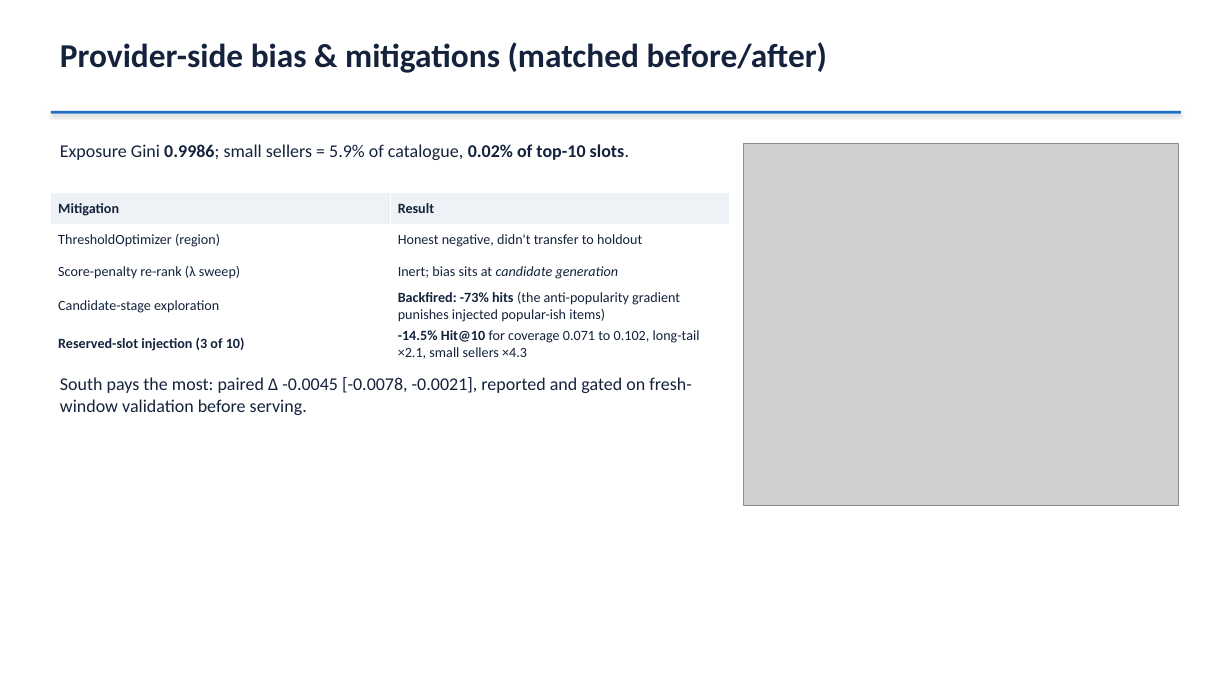
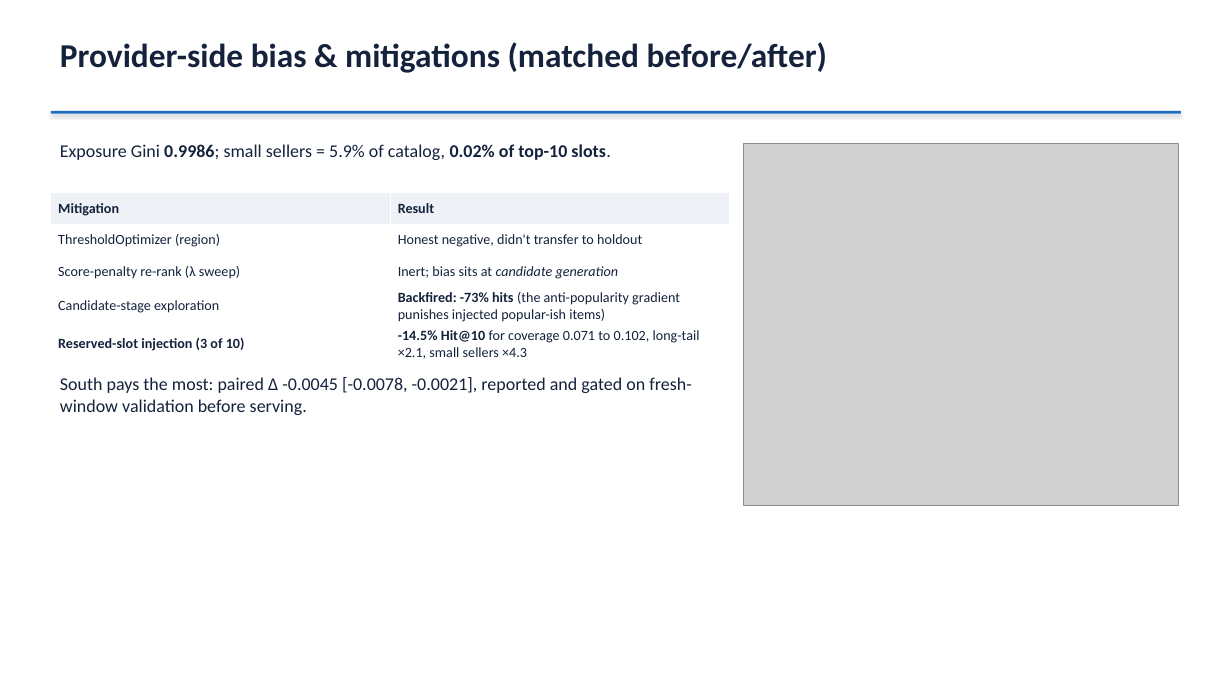
Before and after one commit to jmonzada/ecommerce-recommender-capstone, a slide deck: slide 10 of presentations/technical_deck.pptx. Drawn at 1232x693 pixels with LibreOffice and Linux fonts; fonts in the diff are those of the drawing; grey boxes stand for pictures. Boxes give left, top, right and bottom in pixels: in the first picture for what was removed or moved away, otherwise in the second. Text is boxed around its words. In the diff, an @@ line names an element or a change of style, - is before the commit and + after.

```diff
--- a/presentations/technical_deck.pptx
+++ b/presentations/technical_deck.pptx
@@ text at [60,144,610,160]: text changed @@
-Exposure Gini 0.9986; small sellers = 5.9% of catalogue, 0.02% of top-10 slots.
+Exposure Gini 0.9986; small sellers = 5.9% of catalog, 0.02% of top-10 slots.
```
Also in this commit, not shown: 4 other slides changed, 27 other files.
